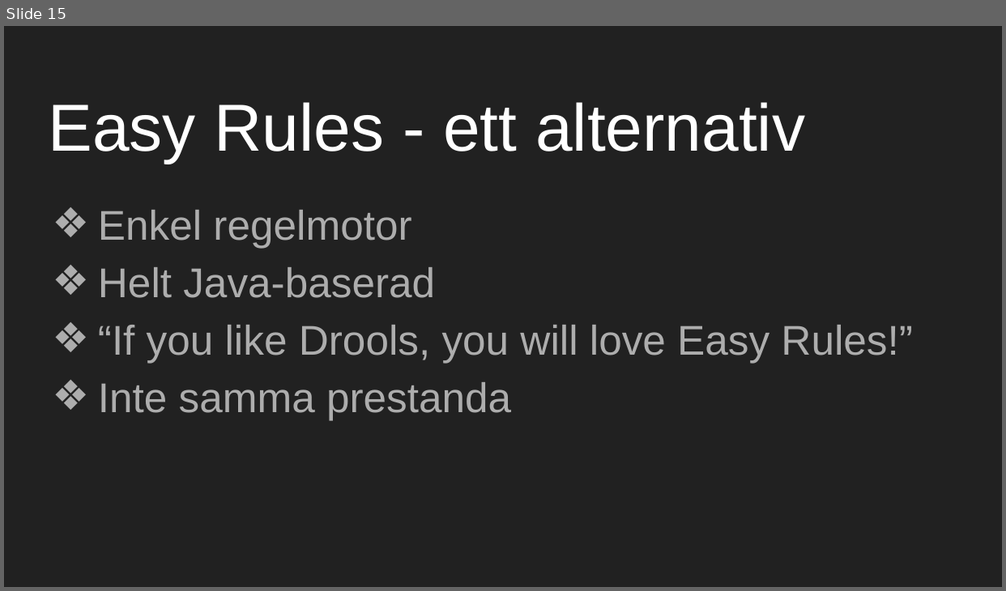
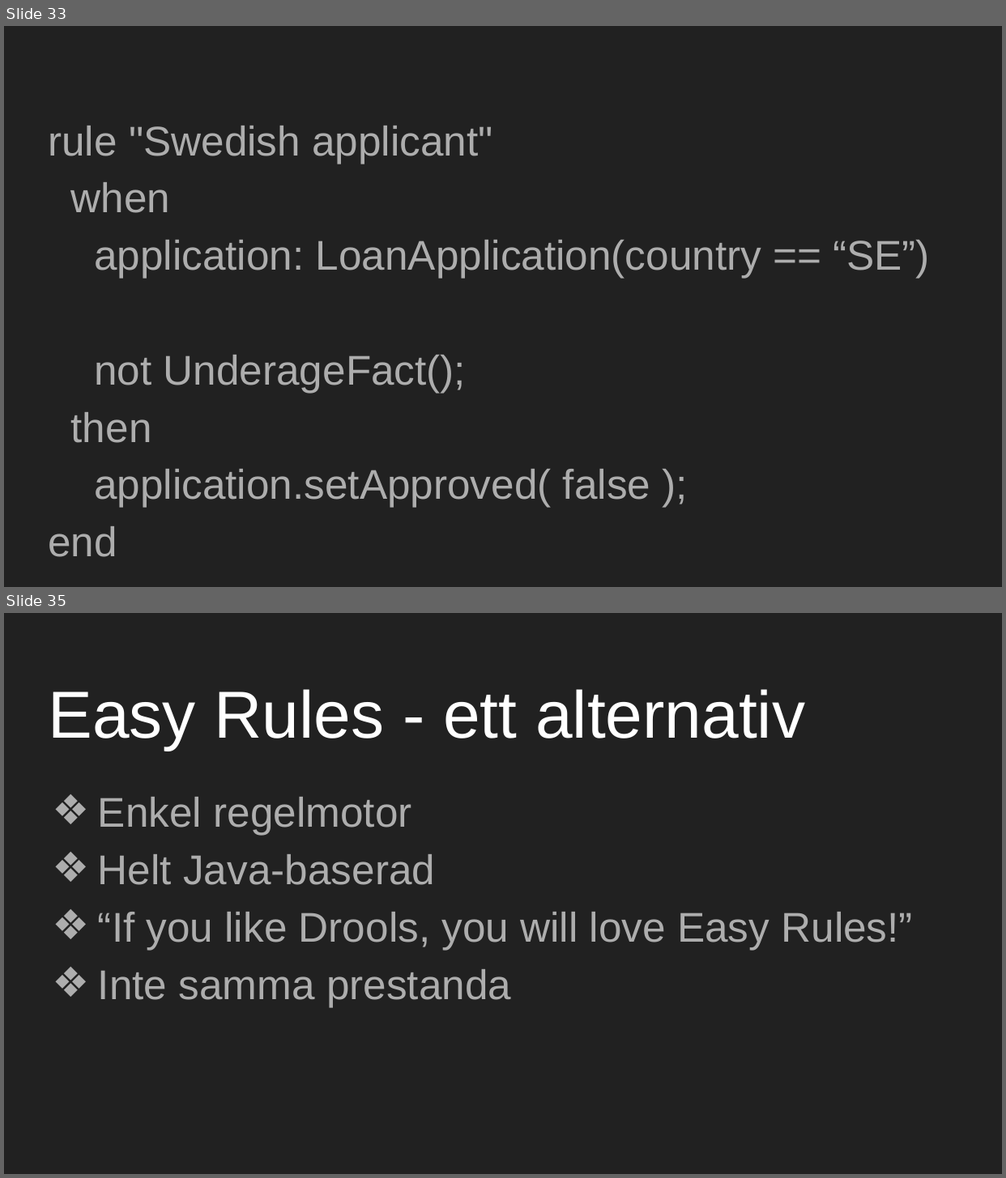
Before and after one commit to mejsla/stepup-drools-2019, a slide deck: docs/Regelmotorer.pptx. Shown one above the other, each under a label of ours: slide 15 before the commit, slides 33 and 35 after it; the slides between them are not shown. The pictures are 1006x591 and 1006x1178 pixels, drawn with LibreOffice and Linux fonts; fonts in the diff are those of the drawing. Boxes give left, top, right and bottom in pixels: in the first picture for what was removed or moved away, otherwise in the second. Text is boxed around its words. In the diff, an @@ line names an element or a change of style, - is before the commit and + after.

```diff
--- a/docs/Regelmotorer.pptx
+++ b/docs/Regelmotorer.pptx
@@ slide 33 added at <box>4,26,1002,587</box>, background #212121 @@
@@ text added at <box>48,126,930,557</box>, 30 pt, text #ADADAD @@
+rule "Swedish applicant"
+when
+application: LoanApplication(country == “SE”)
+not UnderageFact();
+then
+application.setApproved( false );
+end
@@ what was slide 15 is now slide 35 @@
```
Also in this commit, not shown: 3 slides changed, 20 other slides added, 1 slide removed.
